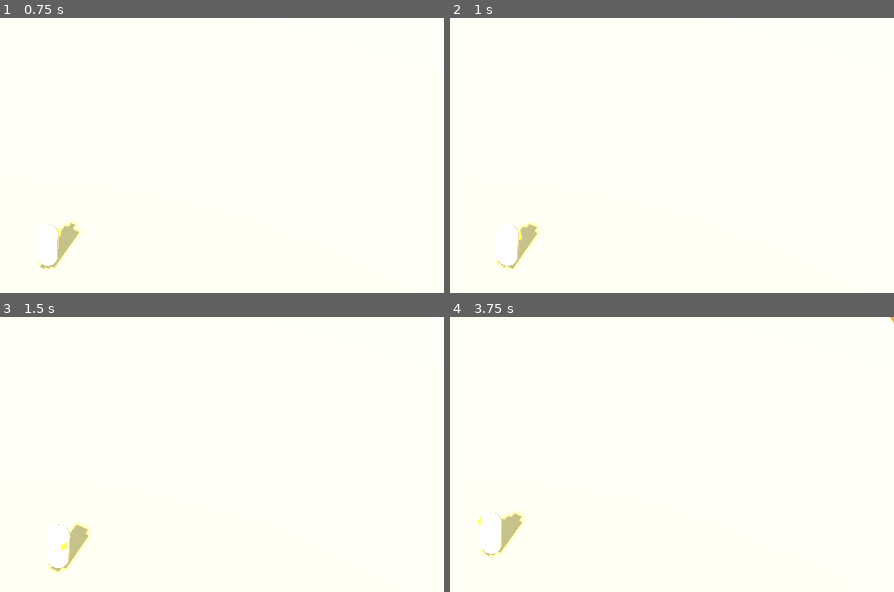
Above: before the commit, frames 1-4 (two rows, left to right).
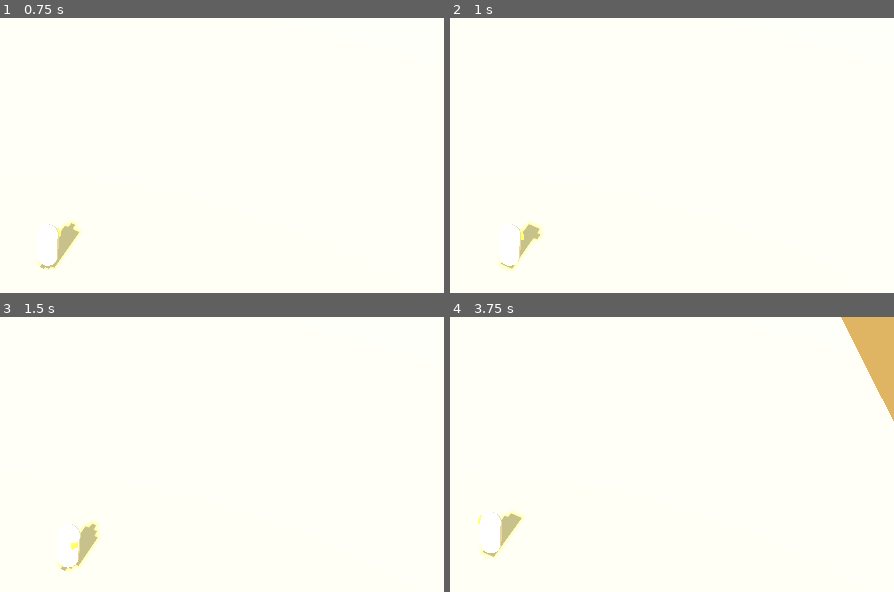
Above: after the commit, the same moments.

Repository: jmelvin92/shaiba
Game: Godot game, scene res://scenes/world/world.tscn
The game is run twice, just before and just after one commit, with the same random seed, the same clock (stepped at 60 frames per second) and the same inputs.
Inputs (mouse positions are in pixels of both pictures, inside the frame that each line leads up to):
- Up to frame 1 (0.75 s): tap Enter at 0.5 s; move the mouse to (222, 221) at 0.52 s; hold D (move_right) from 0.53 s (still down); hold Shift (sprint, bound only after the commit) from 0.53 s (still down)
- Up to frame 2 (1 s): keep holding D (move_right); keep holding Shift (sprint, bound only after the commit)
- Up to frame 3 (1.5 s): move the mouse to (outside the picture) at 1.27 s; release D (move_right) at 1.28 s; release Shift (sprint, bound only after the commit) at 1.28 s; hold S (move_down) from 1.28 s (still down); tap Mouse wheel up (camera_zoom_in) at 1.35 s
- Up to frame 4 (3.75 s): tap Shift (sprint, bound only after the commit) at 1.55, 2.3, 2.85 s; move the mouse to (574, 443) at 2.02 s; release S (move_down) at 2.03 s; hold D (move_right) 2.03-2.78 s; hold Mouse wheel down (camera_zoom_out) 2.03-2.78 s; move the mouse to (outside the picture) at 2.77 s; hold W (move_up) 2.78-3.53 s; move the mouse to (outside the picture) at 3.52 s; hold A (move_left) from 3.53 s (still down); hold Shift (sprint, bound only after the commit) from 3.53 s (still down)

Frame 1 is identical in both runs. In frame 2, 0.3% of the frame differs, in the area x 10-21%, y 74-92%; in frame 3, 1.0%; in frame 4, 2.6%, in the area x 6-100%, y 0-88%.

Commit message:
Add hold-shift run
Sprint raises the target speed rather than adding a movement state, so
acceleration, friction and turn drag apply to it unchanged and Phase 3
can blend animations off planar speed.

Diff:
--- a/project.godot
+++ b/project.godot
@@ -58,6 +58,11 @@
 "events": [Object(InputEventKey,"resource_local_to_scene":false,"resource_name":"","device":-1,"window_id":0,"alt_press …(192 unchanged characters)…
 ]
 }
+sprint={
+"deadzone": 0.2,
+"events": [Object(InputEventKey,"resource_local_to_scene":false,"resource_name":"","device":-1,"window_id":0,"alt_pressed":false,"shift_pressed":false,"ctrl_pressed":false,"meta_pressed":false,"pressed":false,"keycode":0,"physical_keycode":4194325,"key_label":0,"unicode":0,"location":0,"echo":false,"script":null)
+]
+}
 camera_zoom_in={
 "deadzone": 0.2,
 "events": [Object(InputEventMouseButton,"resource_local_to_scene":false,"resource_name":"","device":-1,"window_id":0,"a …(252 unchanged characters)…
--- a/scenes/player/player.gd
+++ b/scenes/player/player.gd
@@ -4,16 +4,21 @@
 ##
 ## Camera-relative 8-way movement with acceleration/friction (no instant
 ## start-stop), gentle turning toward the move direction, gravity, and small
-## step climbing so stairs and thresholds don't catch the capsule.
+## step climbing so stairs and thresholds don't catch the capsule. Holding
+## shift runs; Phase 3's animation tree blends idle/walk/run off the resulting
+## planar speed, so the two gaits are speeds here, not states.
 ##
 ## The controller never looks up the tree for the camera. Whoever owns the
 ## level tells it which way "up the screen" is via [method set_view_yaw].
 ## Tuning values and the reasoning behind them are in docs/DECISIONS.md.
 
 @export_group("Movement")
-## Top planar speed, metres per second. Walking pace for a 1.75 m character.
-@export_range(1.0, 12.0, 0.1) var max_speed: float = 4.6
-## How hard the player is pushed toward max_speed (m/s²). Lower = more weight.
+## Default pace, metres per second. A brisk walk for a 1.75 m character.
+@export_range(1.0, 12.0, 0.1) var walk_speed: float = 4.6
+## Pace while the sprint key (shift) is held.
+@export_range(1.0, 16.0, 0.1) var run_speed: float = 7.4
+## How hard the player is pushed toward the target speed (m/s²).
+## Lower = more weight.
 @export_range(1.0, 100.0, 0.5) var acceleration: float = 16.0
 ## How hard the player is slowed when there is no input (m/s²).
 @export_range(1.0, 100.0, 0.5) var friction: float = 24.0
@@ -62,10 +67,11 @@
 	if not is_on_floor():
 		velocity += get_gravity() * gravity_scale * delta
 
+	var target_speed: float = run_speed if Input.is_action_pressed("sprint") else walk_speed
 	var planar: Vector3 = Vector3(velocity.x, 0.0, velocity.z)
 	if direction.length_squared() > 0.0:
 		planar = planar.move_toward(
-			direction * max_speed, acceleration * _turn_thrust(direction) * delta
+			direction * target_speed, acceleration * _turn_thrust(direction) * delta
 		)
 		_face_direction(direction, delta)
 	else:
Not shown, changed: PLAN.md
Not shown, changed: docs/DECISIONS.md
